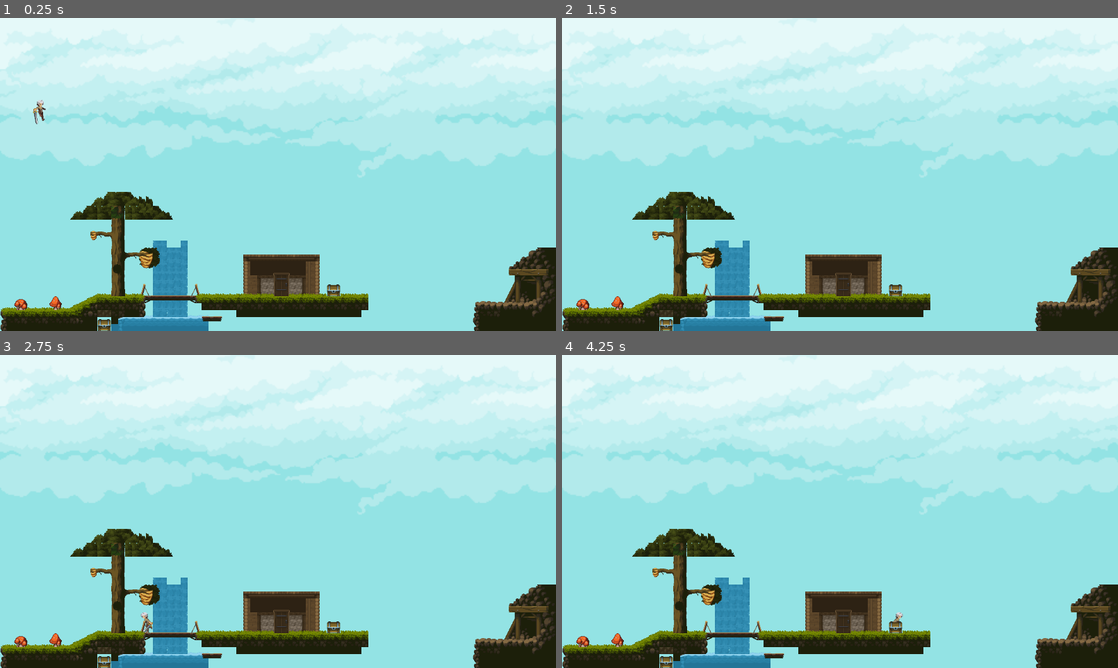
Above: before the commit, frames 1-4 (two rows, left to right).
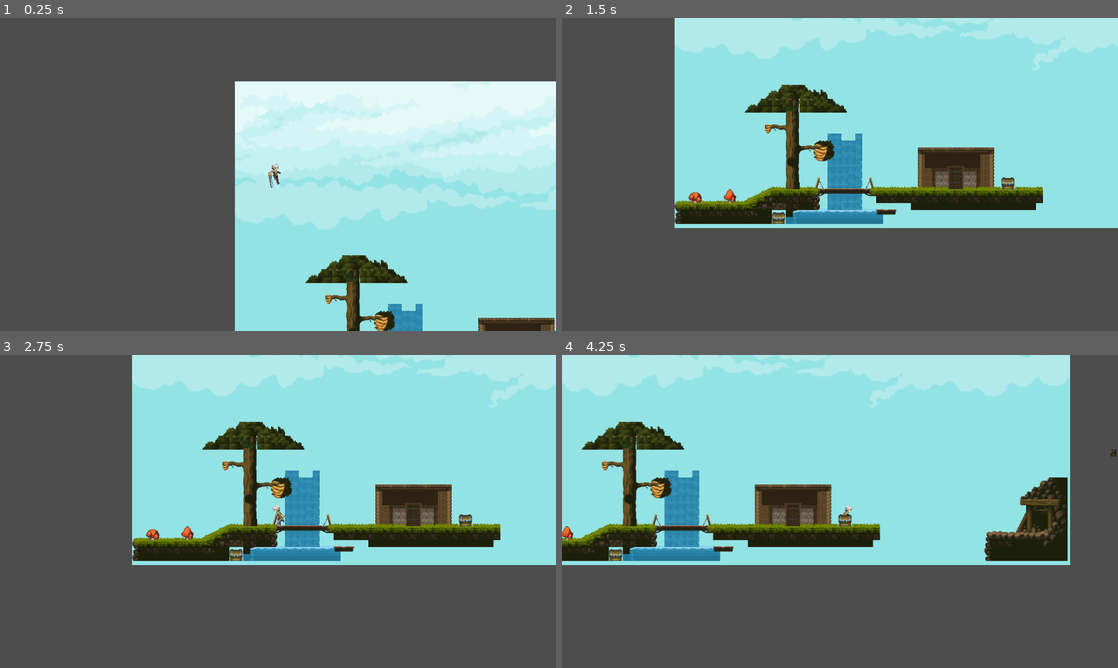
Above: after the commit, the same moments.

Repository: wjunjie01/TheHeist
Game: Godot game, scene res://character/Main.tscn
The game is run twice, just before and just after one commit, with the same random seed, the same clock (stepped at 60 frames per second) and the same inputs.
Inputs:
- Up to frame 1 (0.25 s): no input
- Up to frame 2 (1.5 s): hold D (move_right) from 0.53 s (still down); tap Space (action_jump) at 0.77 s
- Up to frame 3 (2.75 s): tap Space (action_jump) at 1.52 s; release D (move_right) at 2.03 s; hold A (move_left) from 2.03 s (still down)
- Up to frame 4 (4.25 s): release A (move_left) at 2.78 s; hold D (move_right) from 2.78 s (still down); tap Space (action_jump) at 3.02, 3.77 s

The runs differ from the first frame. In frame 1, 81% of the frame differs, in the area x 0-100%, y 0-100%; in frame 2, 86%; in frame 3, 87%; in frame 4, 85%.

Commit message:
added in script for chain

Diff:
--- /dev/null
+++ b/TheHeist_test/Chains.gd
@@ -0,0 +1,60 @@
+#extends Node2D
+#
+#
+## Called when the node enters the scene tree for the first time.
+#func _ready():
+#	pass # Replace with function body.
+#
+#
+## Called every frame. 'delta' is the elapsed time since the previous frame.
+#func _process(delta):
+#	pass
+#
+
+extends Node2D
+
+@onready var links = $Links 	# A slightly easier reference to the links
+var direction := Vector2(0,0)	# The direction in which the chain was shot
+var tip := Vector2(0,0)			# The global position the tip should be in
+								# We use an extra var for this, because the chain is
+								# connected to the player and thus all .position
+								# properties would get messed with when the player
+								# moves.
+
+const SPEED = 50	# The speed with which the chain moves
+
+var flying = false	# Whether the chain is moving through the air
+var hooked = false	# Whether the chain has connected to a wall
+
+# shoot() shoots the chain in a given direction
+func shoot(dir: Vector2) -> void:
+	direction = dir.normalized()	# Normalize the direction and save it
+	flying = true					# Keep track of our current scan
+	tip = self.global_position		# reset the tip position to the player's position
+
+# release() the chain
+func release() -> void:
+	flying = false	# Not flying anymore
+	hooked = false	# Not attached anymore
+
+# Every graphics frame we update the visuals
+func _process(_delta: float) -> void:
+	self.visible = flying or hooked	# Only visible if flying or attached to something
+	if not self.visible:
+		return	# Not visible -> nothing to draw
+	var tip_loc = to_local(tip)	# Easier to work in local coordinates
+	# We rotate the links (= chain) and the tip to fit on the line between self.position (= origin = player.position) and the tip
+	links.rotation = self.position.angle_to_point(tip_loc) - deg_to_rad(90)
+	$Tip.rotation = self.position.angle_to_point(tip_loc) - deg_to_rad(90)
+	links.position = tip_loc						# The links are moved to start at the tip
+	links.region_rect.size.y = tip_loc.length()		# and get extended for the distance between (0,0) and the tip
+
+# Every physics frame we update the tip position
+func _physics_process(_delta: float) -> void:
+	$Tip.global_position = tip	# The player might have moved and thus updated the position of the tip -> reset it
+	if flying:
+		# `if move_and_collide()` always moves, but returns true if we did collide
+		if $Tip.move_and_collide(direction * SPEED):
+			hooked = true	# Got something!
+			flying = false	# Not flying anymore
+	tip = $Tip.global_position	# set `tip` as starting position for next frame
--- /dev/null
+++ b/TheHeist_test/character/chains.tscn
@@ -0,0 +1,29 @@
+[gd_scene load_steps=5 format=3 uid="uid://daigjxd2v15dq"]
+
+[ext_resource type="Script" path="res://Chains.gd" id="1_j6klp"]
+[ext_resource type="Texture2D" uid="uid://5trffmovthu2" path="res://art/grappling_hook/link.png" id="2_3xkdp"]
+[ext_resource type="Texture2D" uid="uid://ddvxkc51q0ihj" path="res://art/grappling_hook/hook.png" id="3_00s7y"]
+
+[sub_resource type="CapsuleShape2D" id="CapsuleShape2D_k80n6"]
+radius = 6.0
+
+[node name="Chains" type="Node2D"]
+script = ExtResource("1_j6klp")
+
+[node name="Links" type="Sprite2D" parent="."]
+texture_repeat = 2
+texture = ExtResource("2_3xkdp")
+centered = false
+offset = Vector2(-8, 0)
+region_enabled = true
+region_rect = Rect2(0, 0, 16, 1000)
+
+[node name="Tip" type="CharacterBody2D" parent="."]
+collision_layer = 4
+
+[node name="Hook" type="Sprite2D" parent="Tip"]
+texture = ExtResource("3_00s7y")
+
+[node name="CollisionShape2D" type="CollisionShape2D" parent="Tip"]
+position = Vector2(0, 9)
+shape = SubResource("CapsuleShape2D_k80n6")
--- a/TheHeist_test/character/player.gd
+++ b/TheHeist_test/character/player.gd
@@ -7,11 +7,17 @@
 # Get the gravity from the project settings to be synced with RigidBody nodes.
 var gravity = ProjectSettings.get_setting("physics/2d/default_gravity")
 var direction
+var screen_size = Vector2.ZERO
 var animation_locked : bool = false #if == true an animation is playing
+
+func _ready():
+	screen_size = get_viewport_rect().size
 
 func _physics_process(delta):
 	# Get the input direction and returns a float +ve if right -ve if left
 	direction = Input.get_axis("move_left", "move_right")
+	position.x = clamp(position.x, 0, screen_size.x)
+	position.y = clamp(position.y, 0, screen_size.y)
 	#reset animation locked each frame
 	animation_locked = false
 	#add gravity
--- a/TheHeist_test/character/player.tscn
+++ b/TheHeist_test/character/player.tscn
@@ -297,3 +297,5 @@
 [node name="CollisionShape2D" type="CollisionShape2D" parent="."]
 position = Vector2(0, 8)
 shape = SubResource("CapsuleShape2D_w0oco")
+
+[node name="Camera2D" type="Camera2D" parent="."]
--- a/TheHeist_test/project.godot
+++ b/TheHeist_test/project.godot
@@ -38,3 +38,9 @@
 "events": [Object(InputEventKey,"resource_local_to_scene":false,"resource_name":"","device":-1,"window_id":0,"alt_pressed":false,"shift_pressed":false,"ctrl_pressed":false,"meta_pressed":false,"pressed":false,"keycode":0,"physical_keycode":32,"key_label":0,"unicode":32,"echo":false,"script":null)
 ]
 }
+
+[layer_names]
+
+2d_physics/layer_1="Ground"
+2d_physics/layer_2="Player"
+2d_physics/layer_3="Hook"
Binary file added: TheHeist_test/art/grappling_hook/hook.png
Not shown, added: TheHeist_test/art/grappling_hook/hook.png.import
Binary file added: TheHeist_test/art/grappling_hook/link.png
Not shown, added: TheHeist_test/art/grappling_hook/link.png.import
